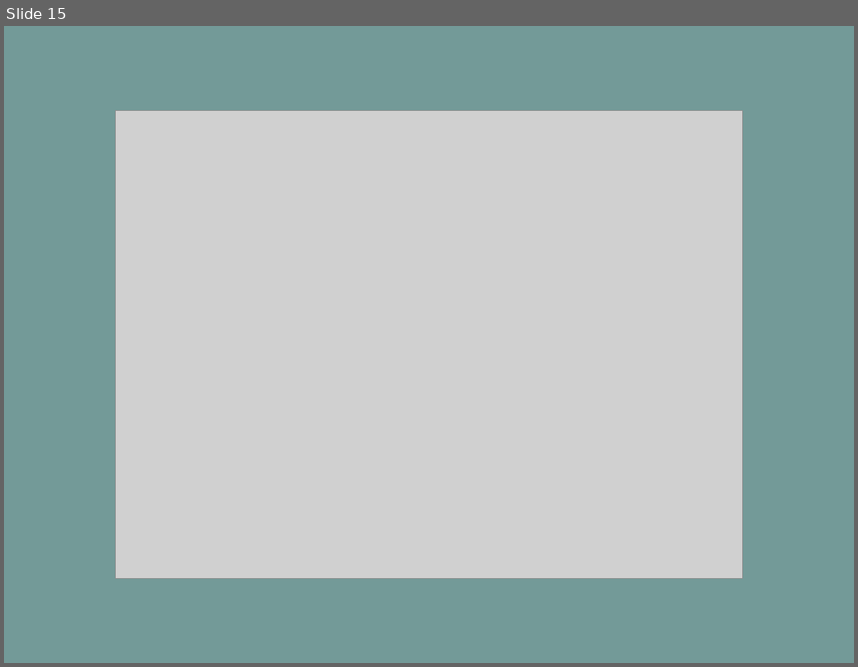
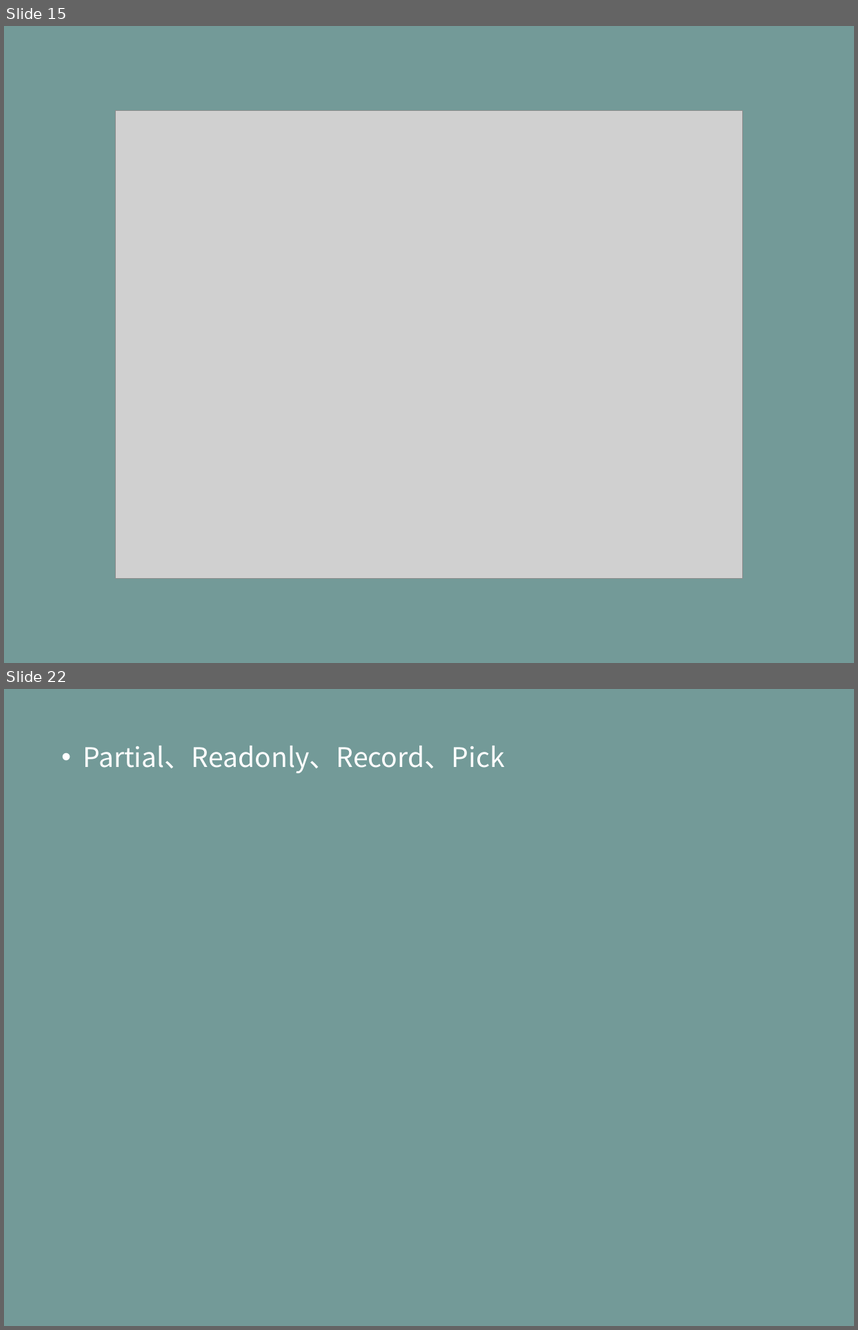
Before and after one commit to life0727/blog, a slide deck: ppt/typescript（二）.pptx. Shown one above the other, each under a label of ours: slide 15 before the commit, slides 15 and 22 after it; the slides between them are not shown. The pictures are 858x667 and 858x1330 pixels, drawn with LibreOffice and Linux fonts; fonts in the diff are those of the drawing; grey boxes stand for pictures. Boxes give left, top, right and bottom in pixels: in the first picture for what was removed or moved away, otherwise in the second. Text is boxed around its words. In the diff, an @@ line names an element or a change of style, - is before the commit and + after.

```diff
--- a/ppt/typescript（二）.pptx
+++ b/ppt/typescript（二）.pptx
@@ slide 22 added at (4, 689, 854, 1326), background #739A98 @@
@@ text added at (83, 746, 505, 773), 36 pt, text #FFFFFF @@
+• Partial、Readonly、Record、Pick
```
Also in this commit, not shown: 5 slides changed, 4 other slides added.
